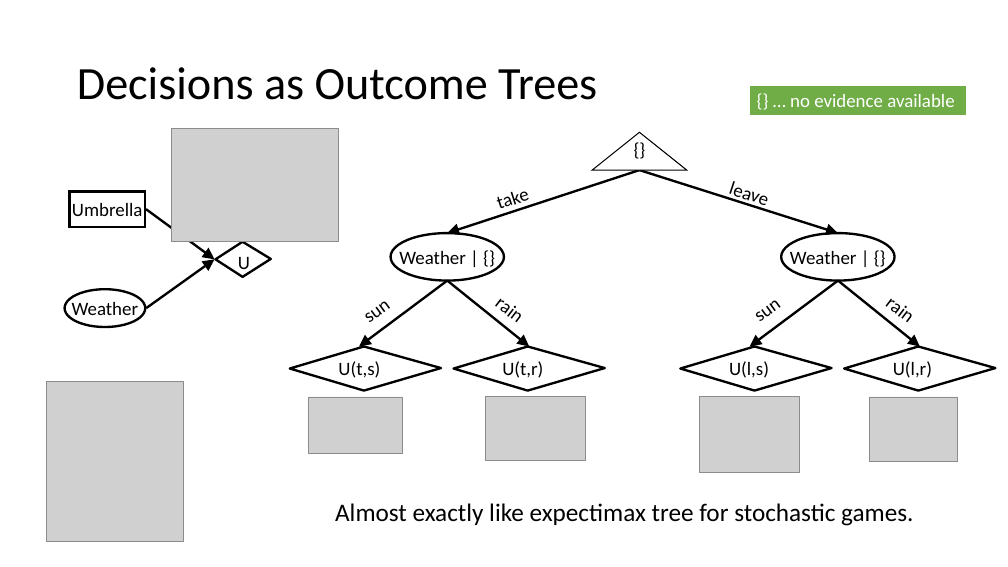
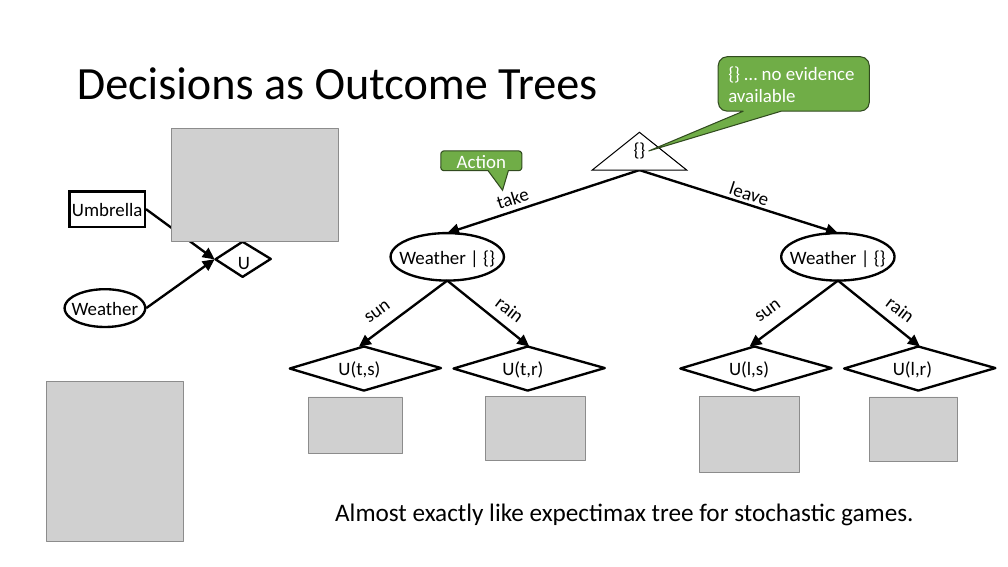
Before and after one commit to mhahsler/CS7320-AI, a slide deck: slide 12 of slides/16_decision_making.pptx. Drawn at 1008x567 pixels with LibreOffice and Linux fonts; fonts in the diff are those of the drawing; grey boxes stand for pictures. Boxes give left, top, right and bottom in pixels: in the first picture for what was removed or moved away, otherwise in the second. Text is boxed around its words. In the diff, an @@ line names an element or a change of style, - is before the commit and + after.

```diff
--- a/slides/16_decision_making.pptx
+++ b/slides/16_decision_making.pptx
@@ rounded speech box "{} … no evidence available": place and size @@
-rounded speech box "{} … no evidence available" at bbox=[749, 85, 967, 116]
+rounded speech box "{} … no evidence available" at bbox=[718, 57, 870, 111]
@@ rounded speech box "{} … no evidence available" at bbox=[718, 57, 870, 111]: vertical alignment top to middle; rectangle to rounded speech box; outline #FFFFFF 1.5 pt to #314C1F 1 pt @@
@@ rounded speech box added at bbox=[441, 151, 522, 171], fill #70AD47, outline #314C1F 1 pt, 18 pt, text #FFFFFF @@
+Action
```
Also in this commit, not shown: 7 other slides changed, 1 other file.
